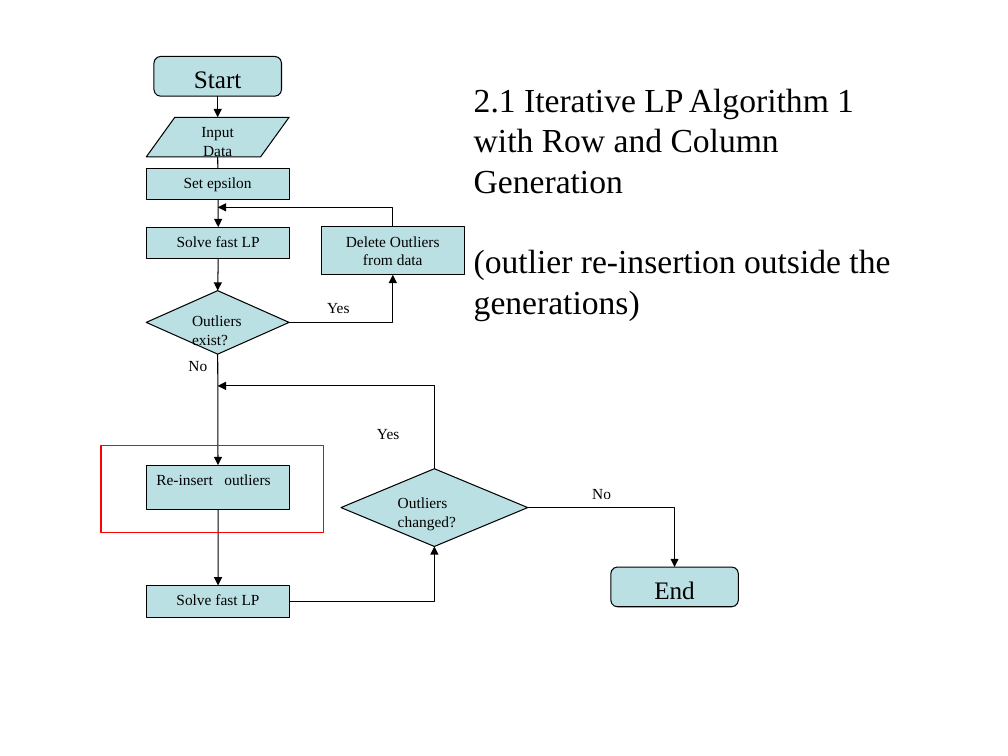
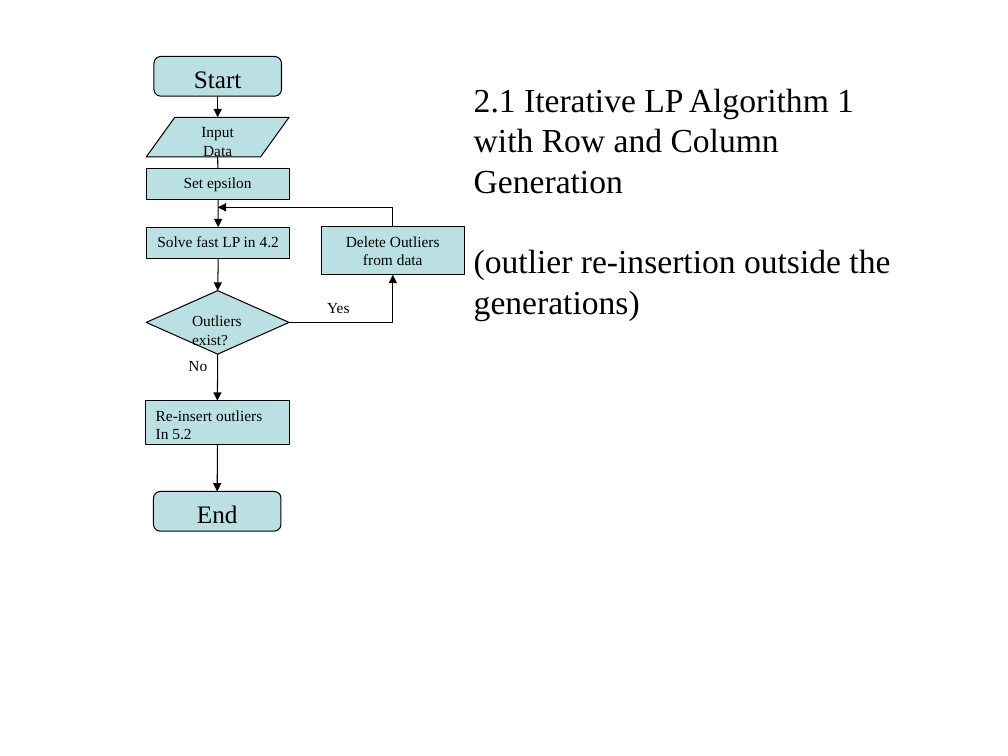
Before and after one commit to Hellozepp117/bolun117, a slide deck: slide 5 of papers/report 4 6.pptx. Drawn at 1008x756 pixels with LibreOffice and Linux fonts; fonts in the diff are those of the drawing; background and template pictures are left out. Boxes give left, top, right and bottom in pixels: in the first picture for what was removed or moved away, otherwise in the second. Text is boxed around its words. In the diff, an @@ line names an element or a change of style, - is before the commit and + after.

```diff
--- a/papers/report 4 6.pptx
+++ b/papers/report 4 6.pptx
@@ text in rectangle at [157,236,279,247]: text changed @@
-Solve fast LP
+Solve fast LP in 4.2
@@ arrow moved from (218, 354) - (218, 465) to (218, 354) - (218, 401) @@
@@ elbow arrow removed from (434, 469) to (218, 386) @@
@@ rectangle "Re-insert outliers": place and size @@
-rectangle "Re-insert outliers" at [146,465,289,509]
+rectangle "Re-insert outliers" at [145,401,288,446]
@@ rectangle removed at [101,446,323,533] @@
@@ text in rectangle at [156,429,191,439]: paragraph added @@
+In 5.2
@@ arrow moved from (218, 509) - (218, 586) to (218, 445) - (217, 492) @@
@@ text removed at [377,429,399,439] @@
-Yes
@@ diamond removed at [341,469,527,546] @@
-Outliers changed?
@@ rounded rectangle "End": place and size @@
-rounded rectangle "End" at [611,568,739,607]
+rounded rectangle "End" at [153,492,281,531]
@@ elbow arrow removed from (528, 508) to (674, 568) @@
@@ text removed at [592,489,611,499] @@
-No
@@ elbow arrow removed from (289, 602) to (434, 546) @@
@@ rectangle removed at [147,586,290,617] @@
-Solve fast LP
```
Also in this commit, not shown: 43 other files.
